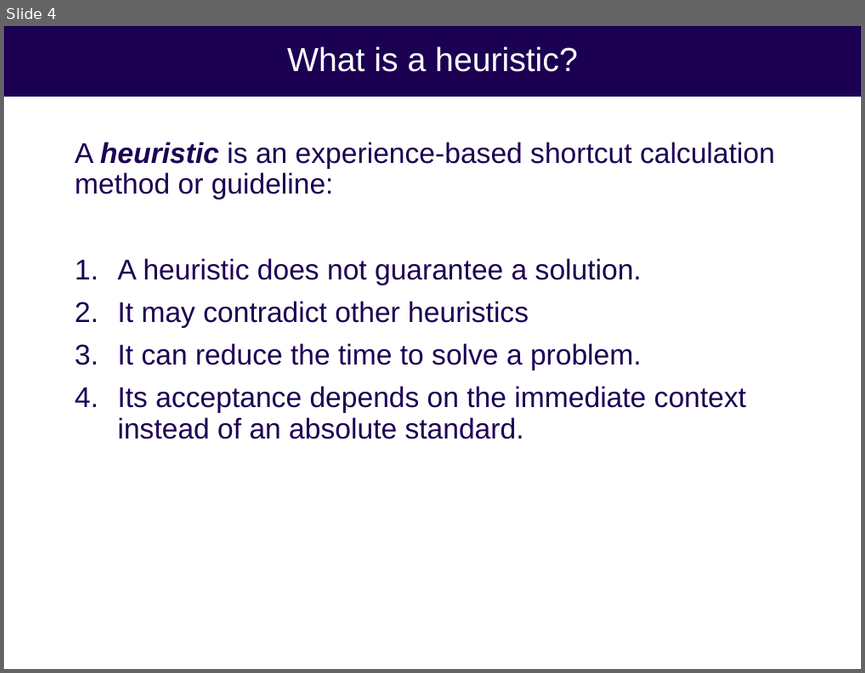
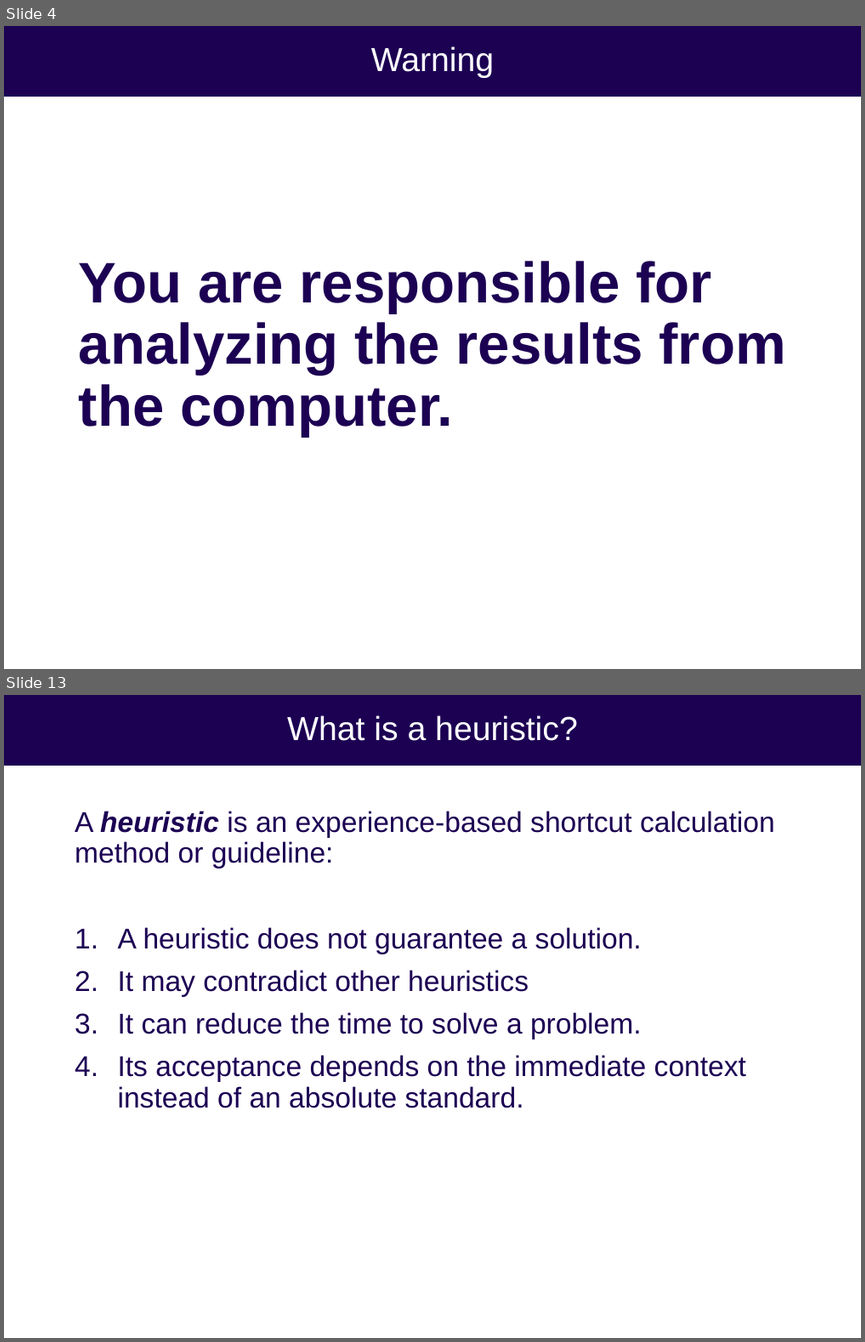
Before and after one commit to uw-cheme485/uw-cheme485.github.io, a slide deck: lectures/L6_Aspen.pptx. Shown one above the other, each under a label of ours: slide 4 before the commit, slides 4 and 13 after it; the slides between them are not shown. The pictures are 865x673 and 865x1342 pixels, drawn with LibreOffice and Linux fonts; fonts in the diff are those of the drawing. Boxes give left, top, right and bottom in pixels: in the first picture for what was removed or moved away, otherwise in the second. Text is boxed around its words. In the diff, an @@ line names an element or a change of style, - is before the commit and + after.

```diff
--- a/lectures/L6_Aspen.pptx
+++ b/lectures/L6_Aspen.pptx
@@ slide 4 added at (4, 26, 861, 669), background #FFFFFF; not listed: 1 template element that a slide beside it also shows @@
@@ title added at (371, 46, 494, 78), 28 pt, text #FFFFFF @@
+Warning
@@ text added at (79, 261, 786, 436), 48 pt, text #1C0153, bold @@
+You are responsible for analyzing the results from the computer.
@@ what was slide 4 is now slide 13 @@
```
Also in this commit, not shown: 2 slides changed, 9 other slides added, 1 slide removed, 3 other files.
